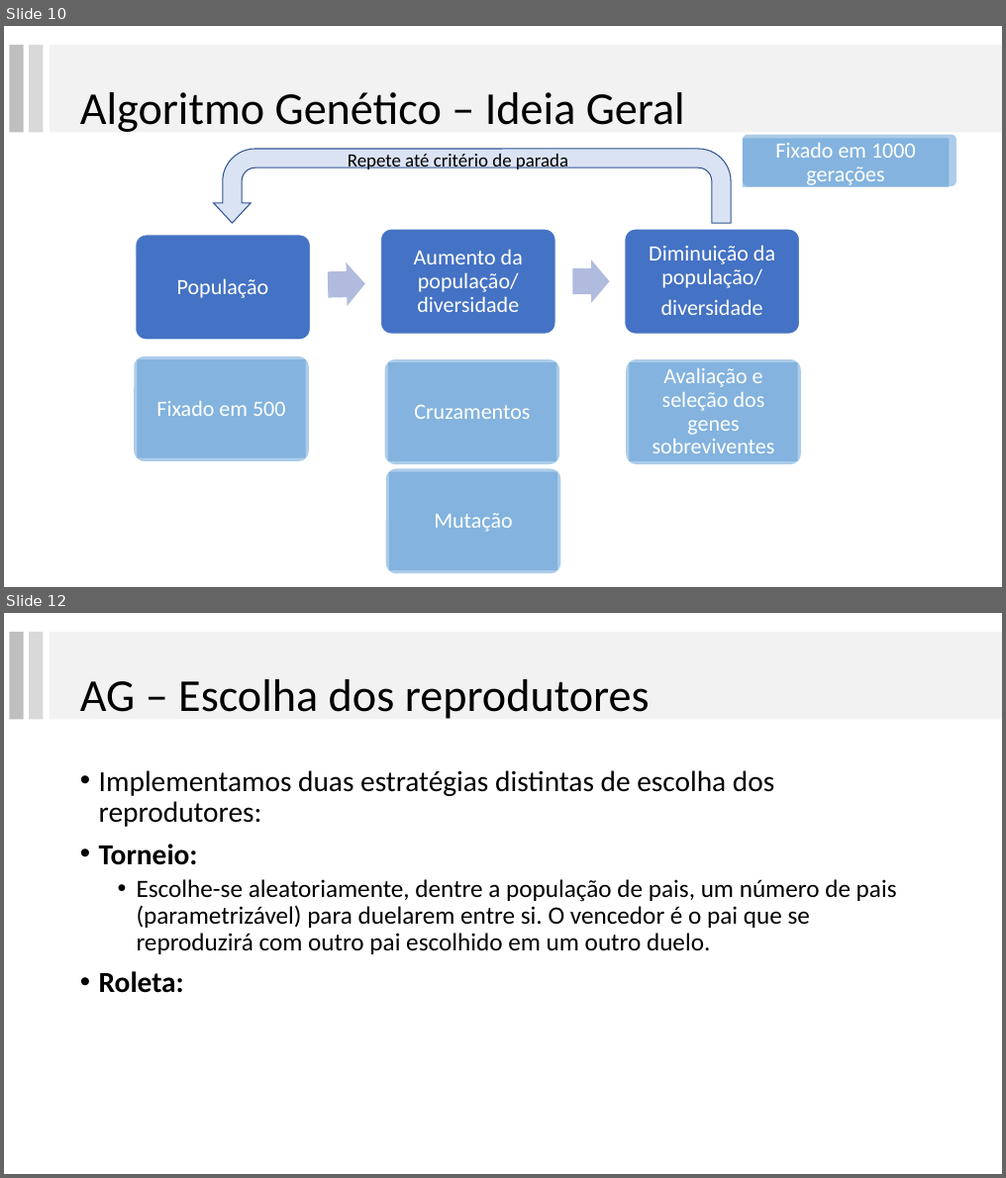
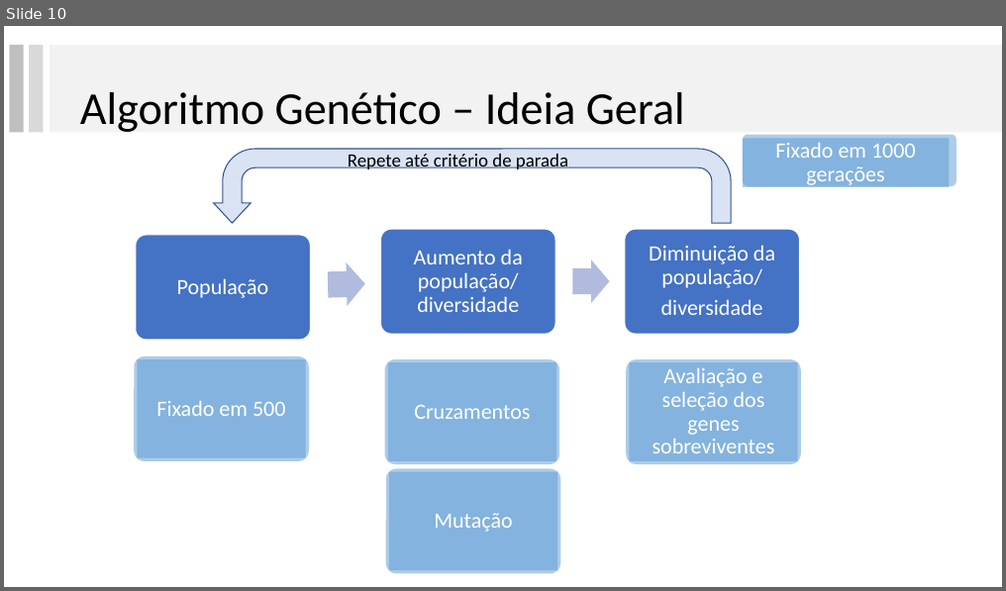
Before and after one commit to lpbiasoto/metaheuristicas, a slide deck: Apresentacao 3/ApresentacaoGA.pptx. Shown one above the other, each under a label of ours: slides 10 and 12 before the commit, slide 10 after it; the slides between them are not shown. The pictures are 1006x1178 and 1006x591 pixels, drawn with LibreOffice and Linux fonts; fonts in the diff are those of the drawing. Boxes give left, top, right and bottom in pixels: in the first picture for what was removed or moved away, otherwise in the second. Text is boxed around its words. In the diff, an @@ line names an element or a change of style, - is before the commit and + after.

```diff
--- a/Apresentacao 3/ApresentacaoGA.pptx
+++ b/Apresentacao 3/ApresentacaoGA.pptx
@@ slide 12 removed at [4, 613, 1002, 1174], background #FFFFFF @@
@@ rectangle removed at [9, 632, 24, 719] @@
@@ rectangle removed at [29, 632, 43, 719] @@
@@ rectangle removed at [50, 632, 1002, 719] @@
@@ title removed at [80, 679, 649, 719] @@
-AG – Escolha dos reprodutores
@@ text removed at [99, 770, 897, 993] @@
-• Implementamos duas estratégias distintas de escolha dos reprodutores:
-• Torneio:
-  • Escolhe-se aleatoriamente, dentre a população de pais, um número de pais (parametrizável) para duelarem entre si. O vencedor é o pai que se reproduzirá com outro pai escolhido em um outro duelo.
-• Roleta:
```
Also in this commit, not shown: 4 slides changed, 11 slides added, 3 other slides removed, 1 other file.
